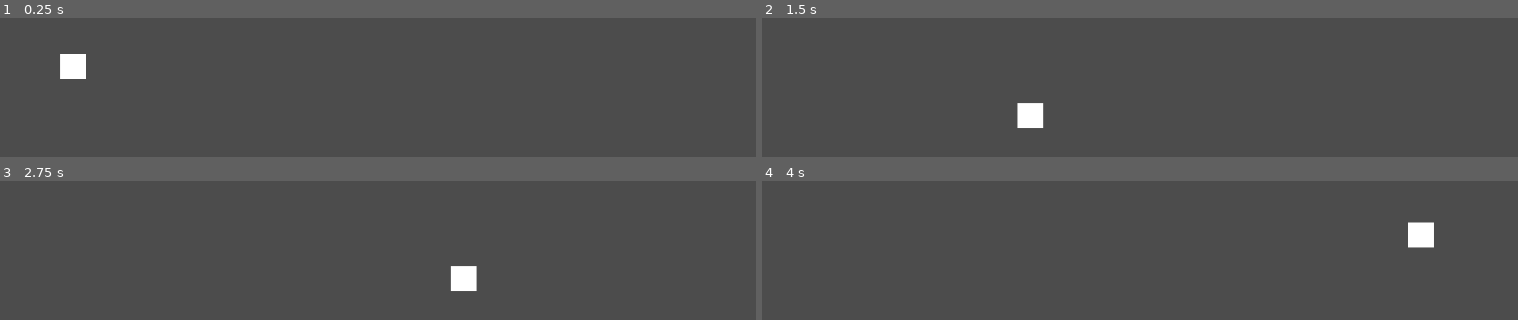
Above: before the commit, frames 1-4 (two rows, left to right).
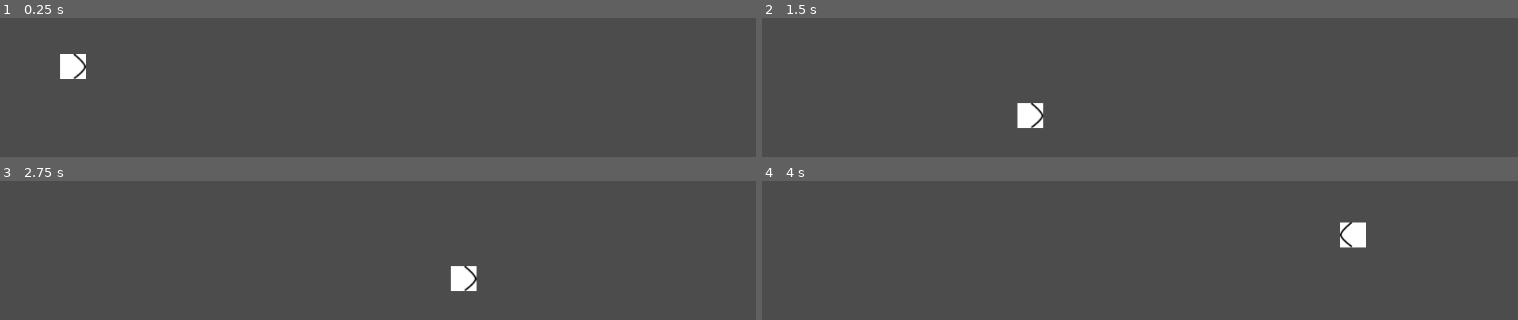
Above: after the commit, the same moments.

Repository: jjmontes/Indie-Dev-Jam-Es-10
Game: Godot game, scene res://Scenes/Game.tscn
Two runs of this game, one before a commit and one after it. Both use one fixed random seed, a clock stepped at 60 frames per second and the inputs below.
Inputs:
- Up to frame 1 (0.25 s): no input
- Up to frame 2 (1.5 s): hold Ctrl 0.53-1.28 s; tap Space at 0.77 s; tap Ctrl at 1.35 s
- Up to frame 3 (2.75 s): tap Space at 1.52 s; hold Ctrl from 2.03 s (still down)
- Up to frame 4 (4 s): release Ctrl at 2.78 s; tap Ctrl at 2.85 s; tap Space at 3.02, 3.77 s; hold Ctrl from 3.53 s (still down)

The runs differ from the first frame. In frame 1, less than 0.1% of the frame differs, in the area x 9-12%, y 25-44%; in frame 2, less than 0.1%; in frame 3, less than 0.1%; in frame 4, 1.3%, in the area x 76-89%, y 29-49%.

Commit message:
Se agrega cambio de dirección al chocar con un obstaculo

Diff:
--- a/Scenes/Game.tscn
+++ b/Scenes/Game.tscn
@@ -1,9 +1,13 @@
-[gd_scene load_steps=3 format=2]
+[gd_scene load_steps=5 format=2]
 
 [ext_resource path="res://Scenes/Player.tscn" type="PackedScene" id=1]
 
 [sub_resource type="RectangleShape2D" id=1]
 extents = Vector2( 418.526, 10 )
+
+[sub_resource type="RectangleShape2D" id=2]
+
+[sub_resource type="RectangleShape2D" id=3]
 
 [node name="Game" type="Node2D"]
 
@@ -12,9 +16,14 @@
 
 [node name="StaticBody2D" type="StaticBody2D" parent="."]
 position = Vector2( 420, 523.158 )
-__meta__ = {
-"_edit_group_": true
-}
 
 [node name="CollisionShape2D" type="CollisionShape2D" parent="StaticBody2D"]
 shape = SubResource( 1 )
+
+[node name="CollisionShape2D2" type="CollisionShape2D" parent="StaticBody2D"]
+position = Vector2( 406.316, -21.0526 )
+shape = SubResource( 2 )
+
+[node name="CollisionShape2D3" type="CollisionShape2D" parent="StaticBody2D"]
+position = Vector2( -313.684, -24.2105 )
+shape = SubResource( 3 )
--- a/Scripts/Player.gd
+++ b/Scripts/Player.gd
@@ -22,4 +22,8 @@
 	velocity.y += delta * gravity
 	if jumping && is_on_floor():
 		jumping = false
+
 	velocity = move_and_slide(velocity, Vector2.UP)
+	if velocity.x == 0:
+		walk_speed *= -1
+		$Sprite.flip_h = walk_speed < 0
Binary file changed: Art/player.png
